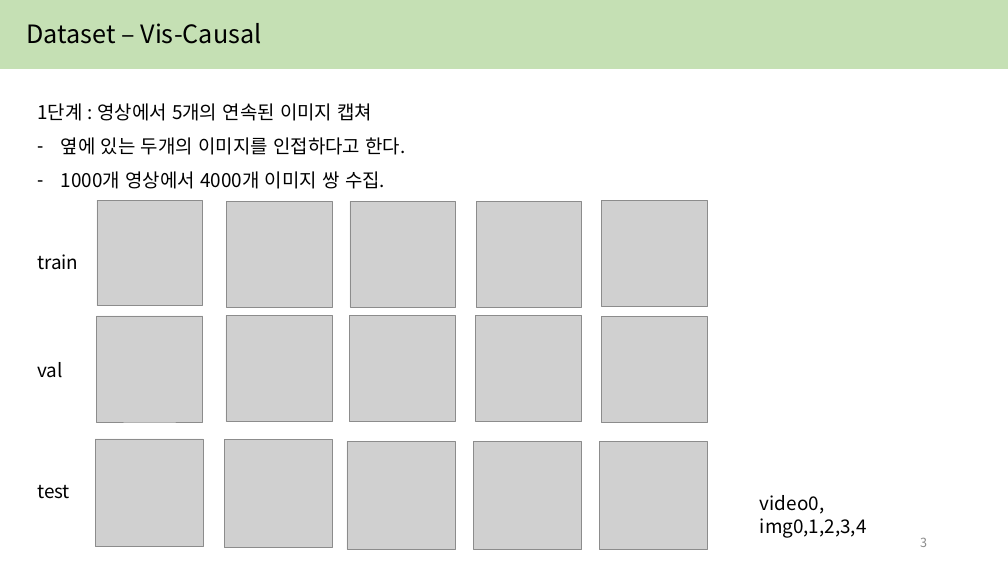
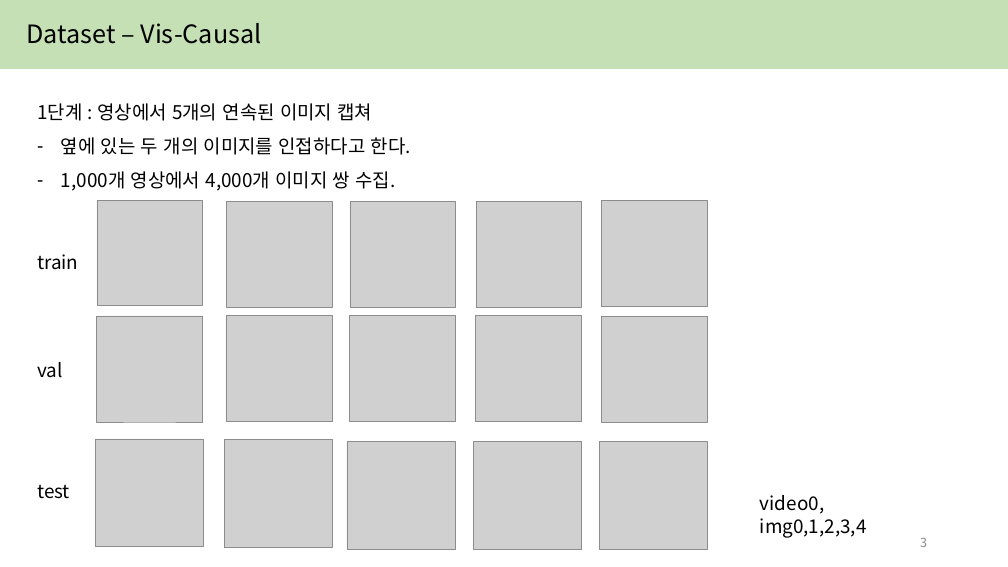
Before and after one commit to yejin087/study_image_caption, a slide deck: slide 3 of 3주차.pptx. Drawn at 1008x567 pixels with LibreOffice and Linux fonts; fonts in the diff are those of the drawing; grey boxes stand for pictures. Boxes give left, top, right and bottom in pixels: in the first picture for what was removed or moved away, otherwise in the second. Text is boxed around its words. In the diff, an @@ line names an element or a change of style, - is before the commit and + after.

```diff
--- a/3주차.pptx
+++ b/3주차.pptx
@@ text at (61,137,411,191): text changed @@
-– 옆에 있는 두개의 이미지를 인접하다고 한다.
-– 1000개 영상에서 4000개 이미지 쌍 수집.
+– 옆에 있는 두 개의 이미지를 인접하다고 한다.
+– 1,000개 영상에서 4,000개 이미지 쌍 수집.
```
Also in this commit, not shown: 7 other slides changed, 4 other files.
